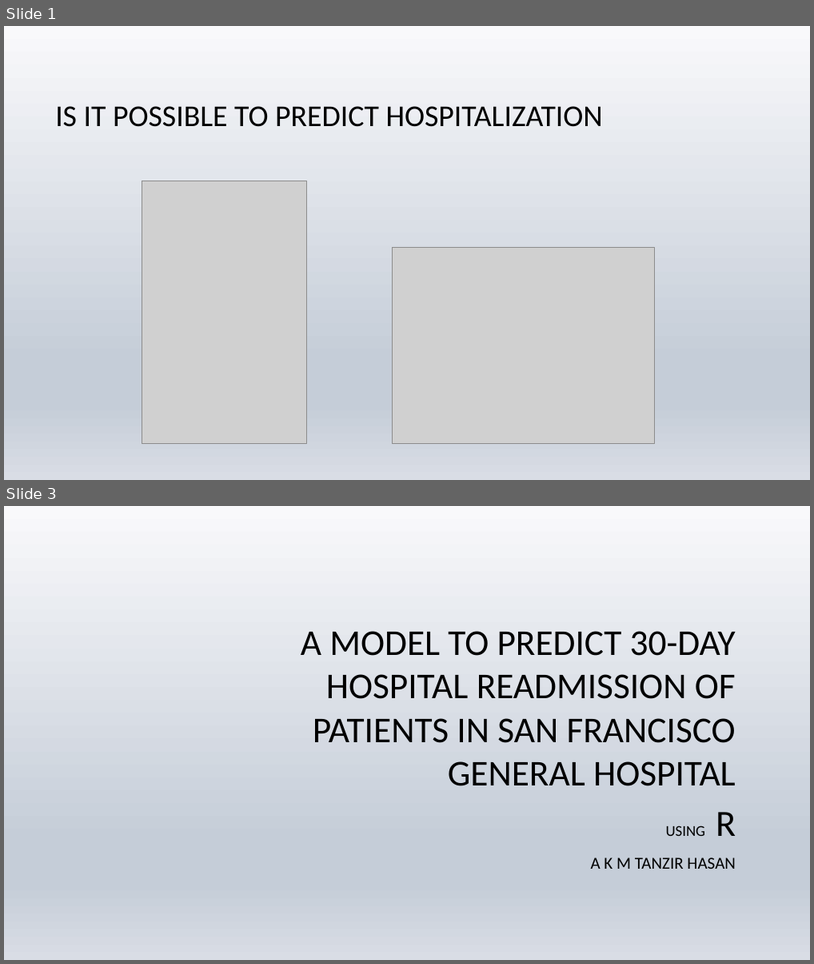
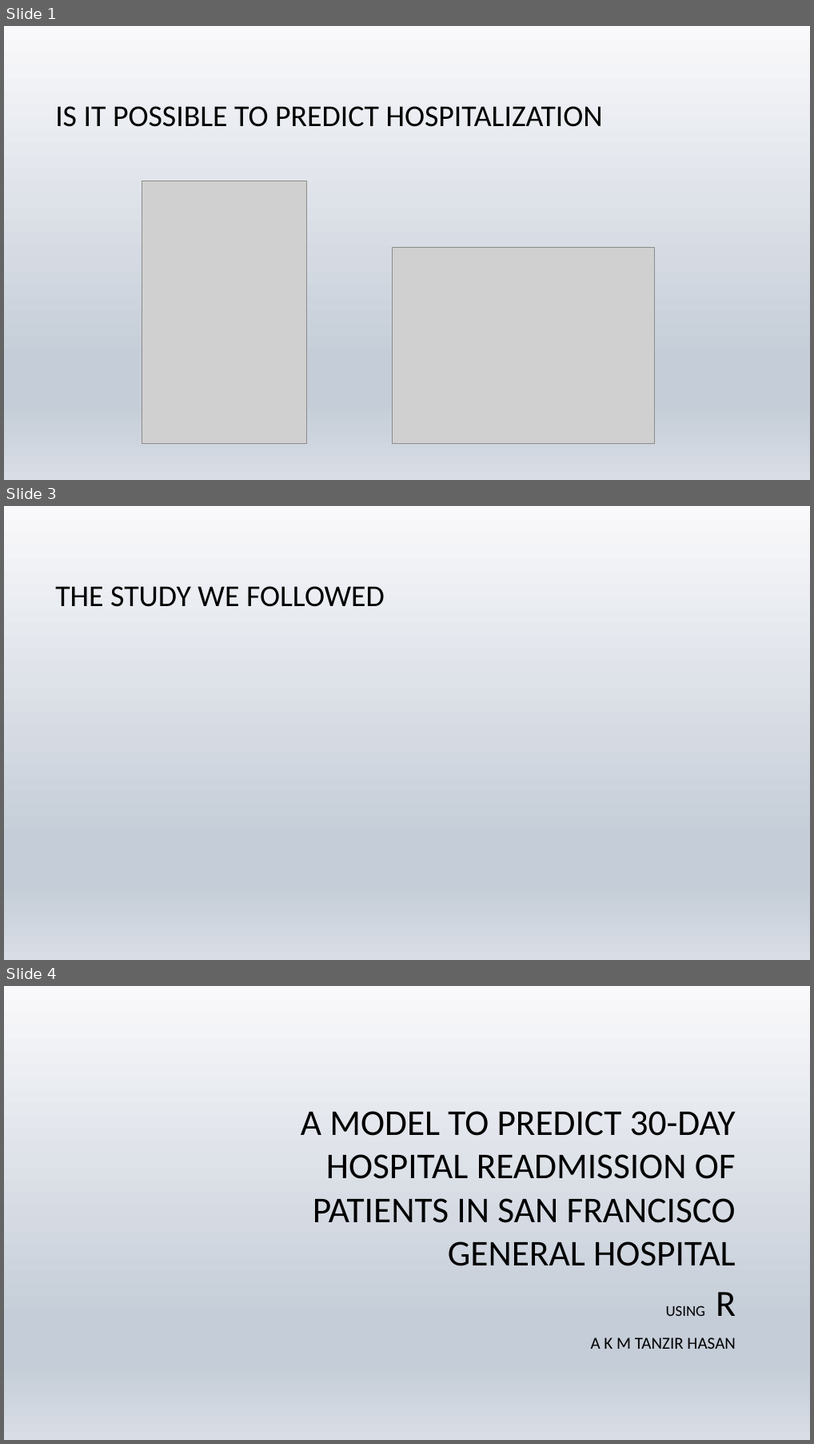
Before and after one commit to tanzirhasan/Readmission, a slide deck: 30_day_readmission.pptx. Shown one above the other, each under a label of ours: slides 1 and 3 before the commit, slides 1, 3 and 4 after it; the slides between them are not shown. The pictures are 814x964 and 814x1444 pixels, drawn with LibreOffice and Linux fonts; fonts in the diff are those of the drawing; grey boxes stand for pictures; background and template pictures are left out. Boxes give left, top, right and bottom in pixels: in the first picture for what was removed or moved away, otherwise in the second. Text is boxed around its words. In the diff, an @@ line names an element or a change of style, - is before the commit and + after.

```diff
--- a/30_day_readmission.pptx
+++ b/30_day_readmission.pptx
@@ slide 3 added at bbox=[4, 506, 810, 960], background picture (left out) @@
@@ title added at bbox=[55, 586, 385, 607], 36 pt, text #000000 @@
+THE STUDY WE FOLLOWED
@@ what was slide 3 is now slide 4 @@
```
Also in this commit, not shown: 4 slides changed, 5 other slides added.
